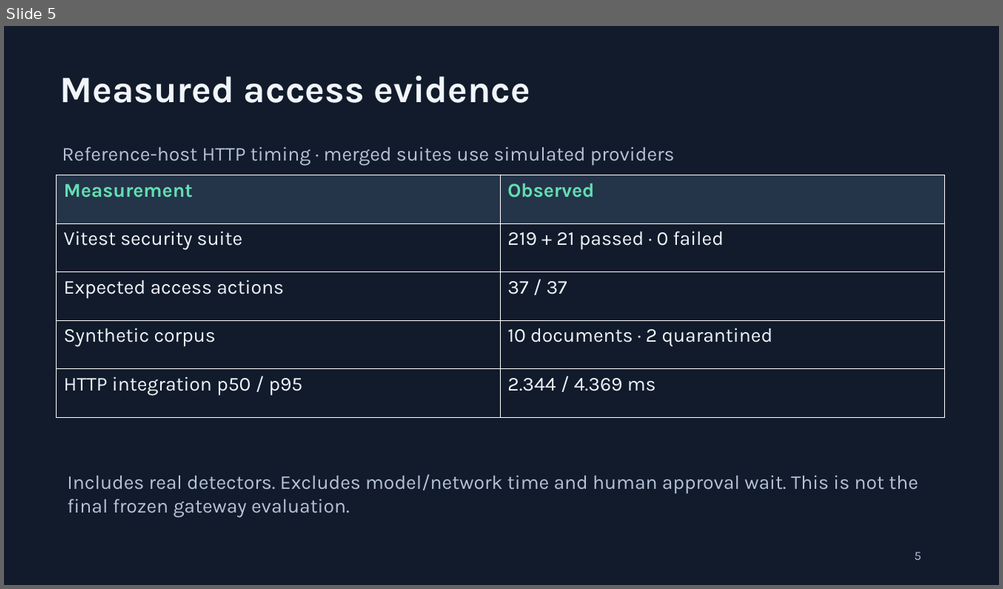
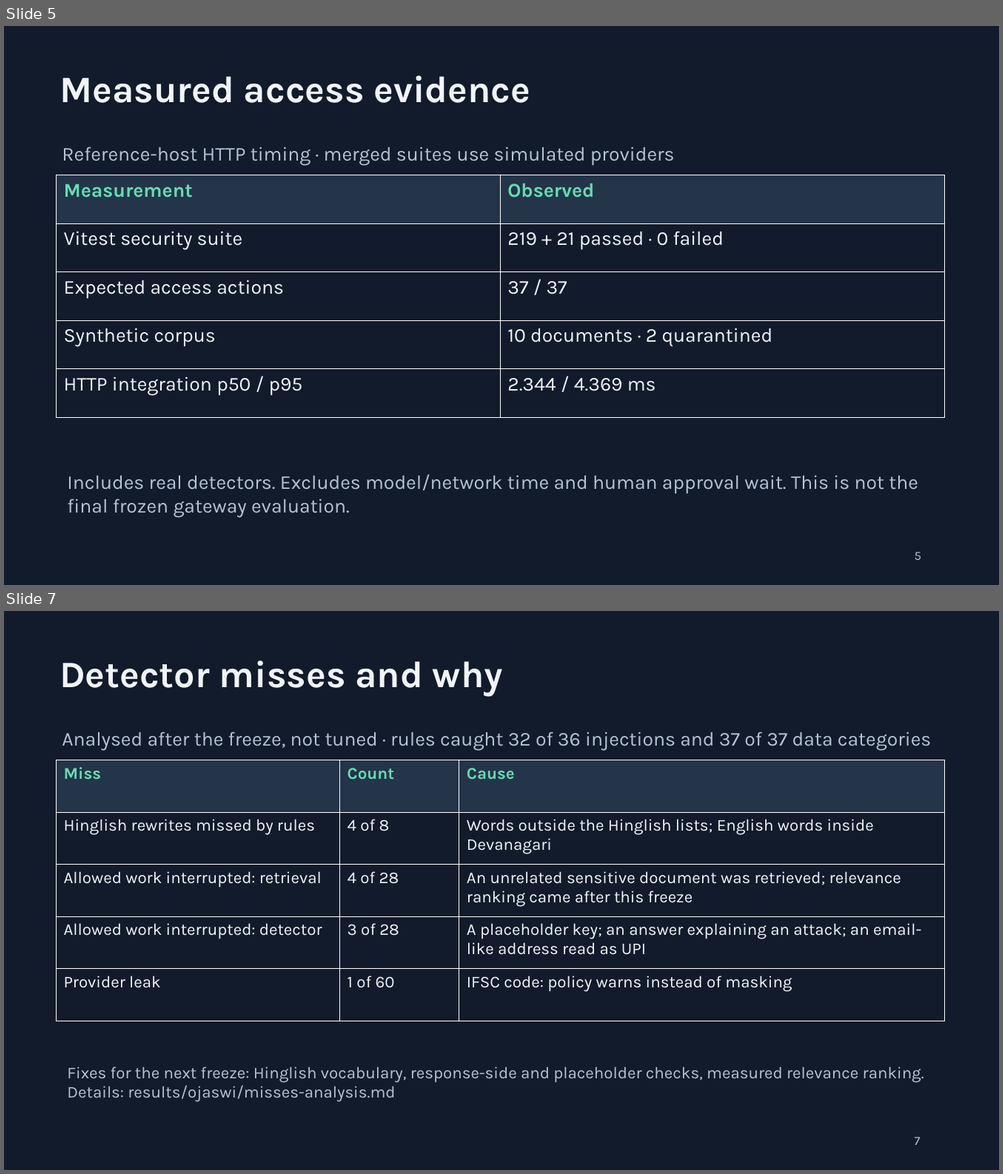
Before and after one commit to TeamElara/Aevia-AI, a slide deck: docs/Alwaz-LeakShield.pptx. Shown one above the other, each under a label of ours: slide 5 before the commit, slides 5 and 7 after it; the slides between them are not shown. The pictures are 1003x589 and 1003x1174 pixels, drawn with LibreOffice and Linux fonts; fonts in the diff are those of the drawing. Boxes give left, top, right and bottom in pixels: in the first picture for what was removed or moved away, otherwise in the second. Text is boxed around its words. In the diff, an @@ line names an element or a change of style, - is before the commit and + after.

```diff
--- a/docs/Alwaz-LeakShield.pptx
+++ b/docs/Alwaz-LeakShield.pptx
@@ slide 7 added at [4, 611, 999, 1170], background #111B2B @@
@@ text added at [60, 661, 503, 697], 36 pt, text #F1F5FA, bold @@
+Detector misses and why
@@ text added at [62, 732, 930, 751], 19 pt, text #B6C3D7 @@
+Analysed after the freeze, not tuned · rules caught 32 of 36 injections and 37 of 37 data categories
@@ table added at [57, 760, 944, 1029], 5 rows, 3 columns @@
+Miss | Count | Cause
+Hinglish rewrites missed by rules | 4 of 8 | Words outside the Hinglish lists; English words inside Devanagari
+Allowed work interrupted: retrieval | 4 of 28 | An unrelated sensitive document was retrieved; relevance ranking came after this freeze
+Allowed work interrupted: detector | 3 of 28 | A placeholder key; an answer explaining an attack; an email-like address read as UPI
+Provider leak | 1 of 60 | IFSC code: policy warns instead of masking
@@ text added at [67, 1067, 924, 1102], 16 pt, text #B6C3D7 @@
+Fixes for the next freeze: Hinglish vocabulary, response-side and placeholder checks, measured relevance ranking. Details: results/ojaswi/misses-analysis.md
@@ text added at [914, 1137, 920, 1145], 12 pt, text #B6C3D7 @@
+7
```
Also in this commit, not shown: 3 slides changed, 1 other slide added, 2 other files.
